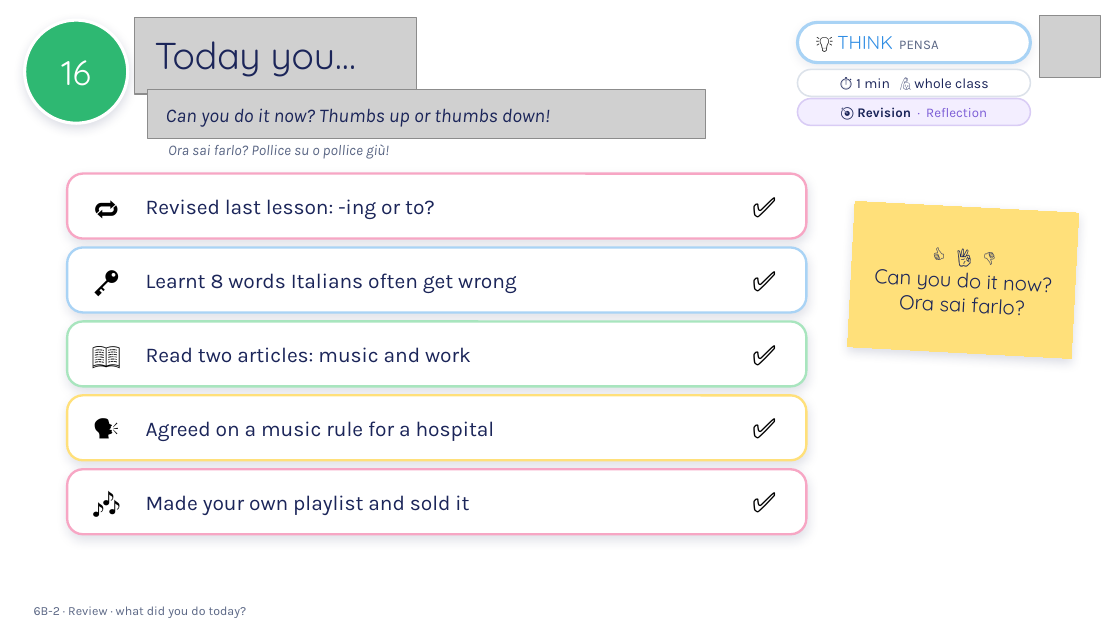
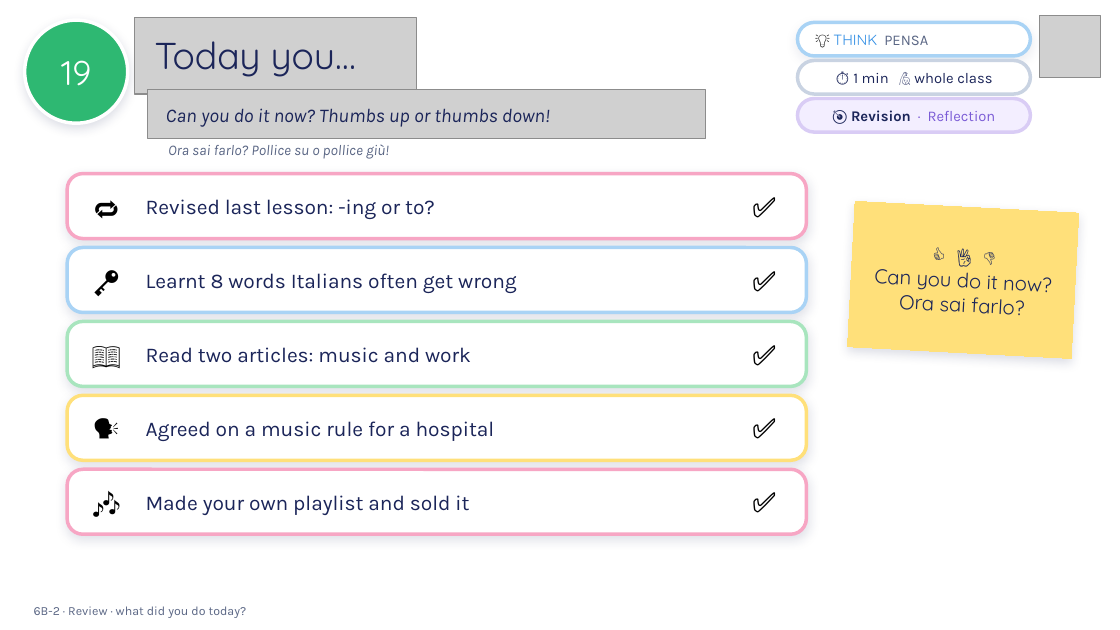
Before and after one commit to londonlanguageschool/Bagheria-, a slide deck: slide 19 of materials/B2/B2_6B-2_Music_to_my_ears.pptx (slide 16 before the commit). Drawn at 1120x630 pixels with LibreOffice and Linux fonts; fonts in the diff are those of the drawing; grey boxes stand for pictures; background and template pictures are left out. Boxes give left, top, right and bottom in pixels: in the first picture for what was removed or moved away, otherwise in the second. Text is boxed around its words. In the diff, an @@ line names an element or a change of style, - is before the commit and + after.

```diff
--- a/materials/B2/B2_6B-2_Music_to_my_ears.pptx
+++ b/materials/B2/B2_6B-2_Music_to_my_ears.pptx
@@ ellipse "19" at <box>25,20,128,123</box>: outline #FFFFFF 2 pt to #FFFFFF 2.25 pt @@
@@ rounded rectangle "💡 THINK PENSA": place and size @@
-rounded rectangle "💡 THINK PENSA" at <box>797,22,1030,63</box>
+rounded rectangle "💡 THINK PENSA" at <box>797,22,1030,56</box>
@@ rounded rectangle "💡 THINK PENSA" at <box>797,22,1030,56</box>: size 11 to 9.5 pt in "💡"; size 12 to 9.5 pt in "THINK"; size 8.5 to 9.5 pt in "PENSA"; outline #A9D3F5 2 pt to #A9D3F5 2.25 pt @@
@@ text in ellipse at <box>61,60,91,86</box>: text changed @@
-16
+19
@@ rounded rectangle "⏱ 1 min 🙋 whole ...": place and size @@
-rounded rectangle "⏱ 1 min 🙋 whole ..." at <box>797,69,1030,96</box>
+rounded rectangle "⏱ 1 min 🙋 whole ..." at <box>797,60,1030,94</box>
@@ rounded rectangle "⏱ 1 min 🙋 whole ..." at <box>797,60,1030,94</box>: size 9 to 9.5 pt; outline #DCE2EA 1 pt to #C9D3E2 2.25 pt @@
@@ rounded rectangle "🎯 Revision · Reflection": place and size @@
-rounded rectangle "🎯 Revision · Reflection" at <box>797,99,1030,125</box>
+rounded rectangle "🎯 Revision · Reflection" at <box>797,99,1030,132</box>
@@ rounded rectangle "🎯 Revision · Reflection" at <box>797,99,1030,132</box>: size 8.5 to 9.5 pt; outline #D9CCF5 1 pt to #D9CCF5 2.25 pt; proportions changed @@
```
Also in this commit, not shown: 15 other slides changed, 4 slides added, 1 slide removed, 21 other files.
